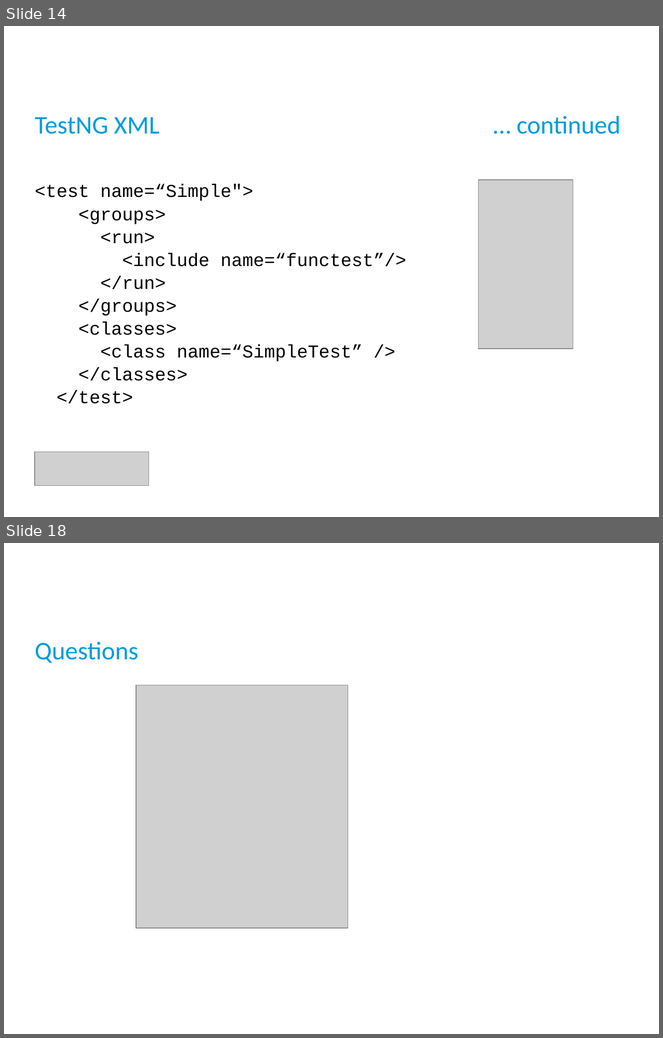
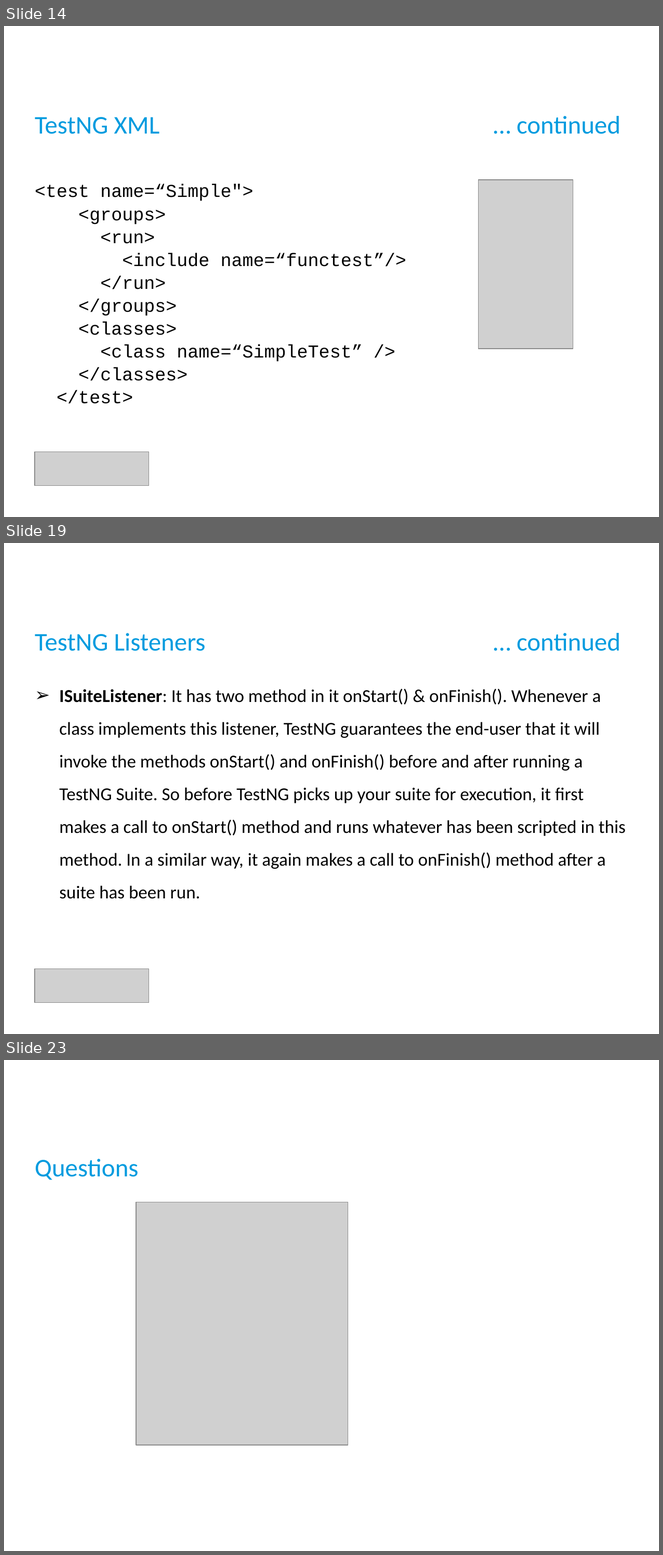
Before and after one commit to abhishekkyd/TestNG-examples, a slide deck: TestNG-Session-PB.pptx. Shown one above the other, each under a label of ours: slides 14 and 18 before the commit, slides 14, 19 and 23 after it; the slides between them are not shown. The pictures are 663x1038 and 663x1555 pixels, drawn with LibreOffice and Linux fonts; fonts in the diff are those of the drawing; grey boxes stand for pictures; background and template pictures are left out. Boxes give left, top, right and bottom in pixels: in the first picture for what was removed or moved away, otherwise in the second. Text is boxed around its words. In the diff, an @@ line names an element or a change of style, - is before the commit and + after.

Commit message:
updated for listeners

```diff
--- a/TestNG-Session-PB.pptx
+++ b/TestNG-Session-PB.pptx
@@ slide 19 added at (4,543,659,1034), background picture (left out) @@
@@ title added at (35,633,621,651), 28 pt, text #009BDF @@
+TestNG Listeners … continued
@@ subtitle added at (59,689,626,899), 20 pt, text #000000 @@
+➢ ISuiteListener: It has two method in it onStart() & onFinish(). Whenever a class implements this listener, TestNG guarantees the end-user that it will invoke the methods onStart() and onFinish() before and after running a TestNG Suite. So before TestNG picks up your suite for execution, it first makes a call to onStart() method and runs whatever has been scripted in this method. In a similar way, it again makes a call to onFinish() method after a suite has been run.
@@ picture added at (35,969,149,1003) @@
@@ what was slide 18 is now slide 23 @@
```
Also in this commit, not shown: 3 slides changed, 4 other slides added, 31 other files.
